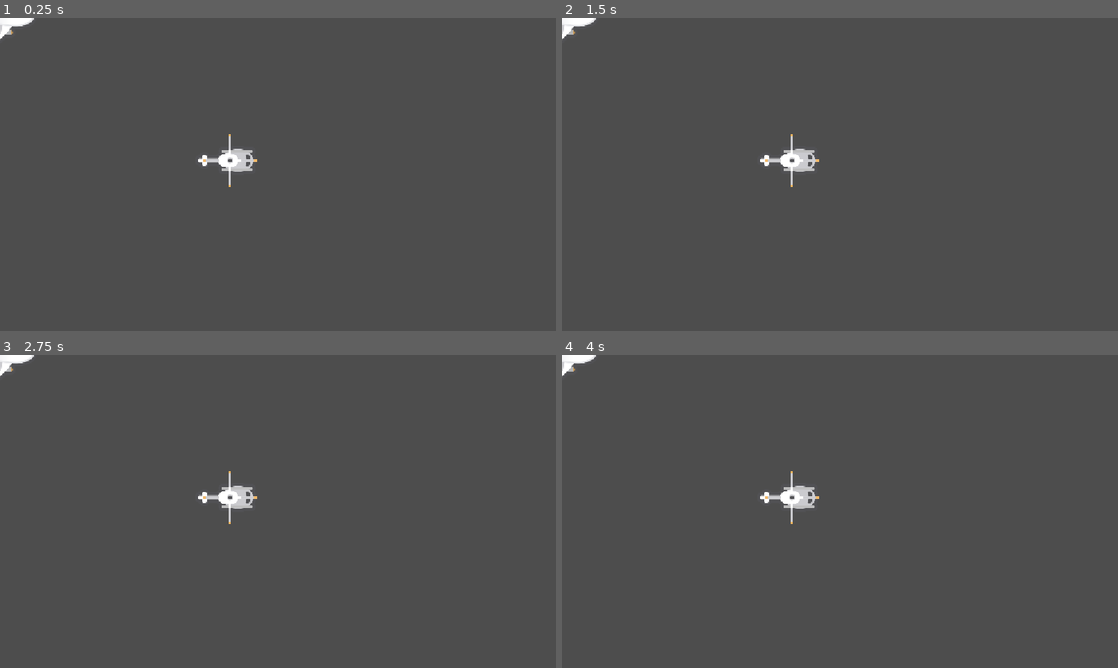
Above: before the commit, frames 1-4 (two rows, left to right).
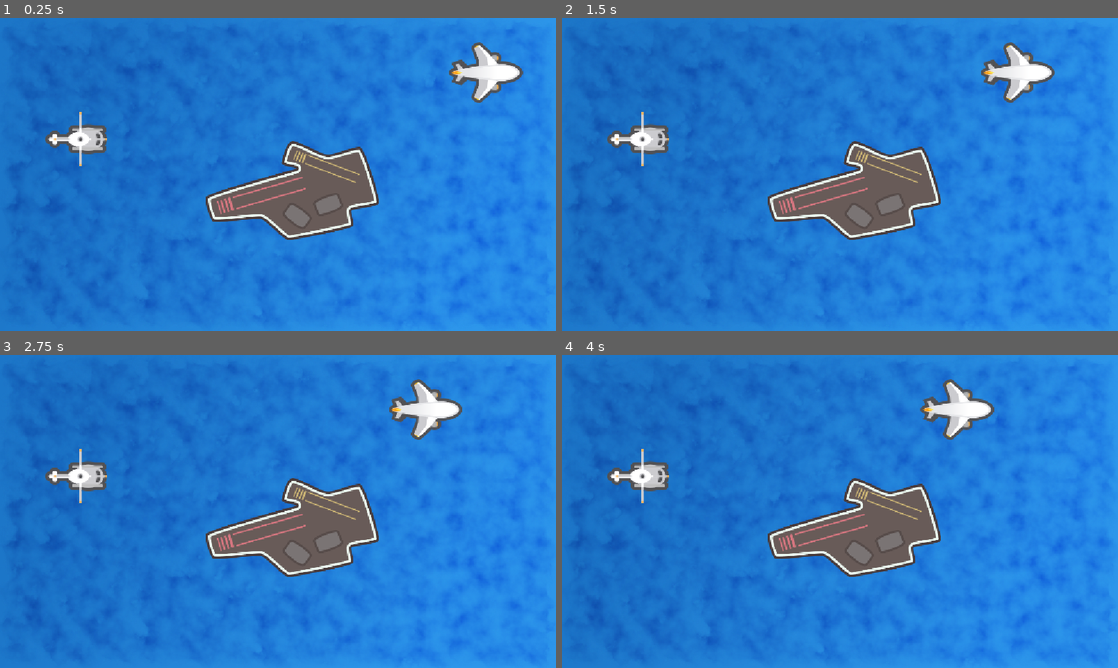
Above: after the commit, the same moments.

Repository: maleker86/RichAllbertFoundations
Game: Godot game, scene res://Scenes/Ocean/Ocean.tscn
Two runs of this game, one before a commit and one after it. Both use one fixed random seed, a clock stepped at 60 frames per second and the inputs below.
Inputs:
- Up to frame 1 (0.25 s): no input
- Up to frame 2 (1.5 s): no input
- Up to frame 3 (2.75 s): no input
- Up to frame 4 (4 s): no input

The runs differ from the first frame. In frame 1, 99% of the frame differs, in the area x 0-100%, y 0-100%; in frame 2, 99%; in frame 3, 99%; in frame 4, 99%.

Commit message:
complete position.x intro

Diff:
--- /dev/null
+++ b/Scenes/Ocean/Ocean.gd
@@ -0,0 +1,12 @@
+extends Node
+
+@onready var plane: Sprite2D = $Plane
+
+# Called when the node enters the scene tree for the first time.
+func _ready() -> void:
+	pass # Replace with function body.
+
+
+# Called every frame. 'delta' is the elapsed time since the previous frame.
+func _process(delta: float) -> void:
+	plane.position.x -= 50.0 * delta
--- a/Scenes/Ocean/Ocean.tscn
+++ b/Scenes/Ocean/Ocean.tscn
@@ -1,13 +1,26 @@
-[gd_scene load_steps=3 format=3 uid="uid://de8ut7scfm2ax"]
+[gd_scene load_steps=6 format=3 uid="uid://de8ut7scfm2ax"]
 
+[ext_resource type="Script" uid="uid://quh63fn2o0f4" path="res://Scenes/Ocean/Ocean.gd" id="1_fyc3p"]
 [ext_resource type="Texture2D" uid="uid://c2loostug1twv" path="res://Assets/Plane.png" id="1_npita"]
+[ext_resource type="Texture2D" uid="uid://b0hqtw2i32lui" path="res://Assets/Water.png" id="1_y20wh"]
+[ext_resource type="Texture2D" uid="uid://bon64lwlj0py7" path="res://Assets/Carrier.png" id="2_fyc3p"]
 [ext_resource type="Texture2D" uid="uid://bevs3yjw8bvfj" path="res://Assets/Helicopter.png" id="2_i4j2t"]
 
 [node name="Ocean" type="Node"]
+script = ExtResource("1_fyc3p")
 
-[node name="Sprite2D" type="Sprite2D" parent="."]
+[node name="Water" type="Sprite2D" parent="."]
+texture = ExtResource("1_y20wh")
+centered = false
+
+[node name="Carrier" type="Sprite2D" parent="."]
+position = Vector2(606, 358)
+texture = ExtResource("2_fyc3p")
+
+[node name="Helicopter" type="Sprite2D" parent="Carrier"]
+position = Vector2(-448, -107)
+texture = ExtResource("2_i4j2t")
+
+[node name="Plane" type="Sprite2D" parent="."]
+position = Vector2(1019, 113)
 texture = ExtResource("1_npita")
-
-[node name="Helicopter" type="Sprite2D" parent="."]
-position = Vector2(468, 295)
-texture = ExtResource("2_i4j2t")
--- a/project.godot
+++ b/project.godot
@@ -27,5 +27,4 @@
 
 [rendering]
 
-textures/canvas_textures/default_texture_filter=0
 renderer/rendering_method="mobile"
Not shown, added: Scenes/Ocean/Ocean.gd.uid
